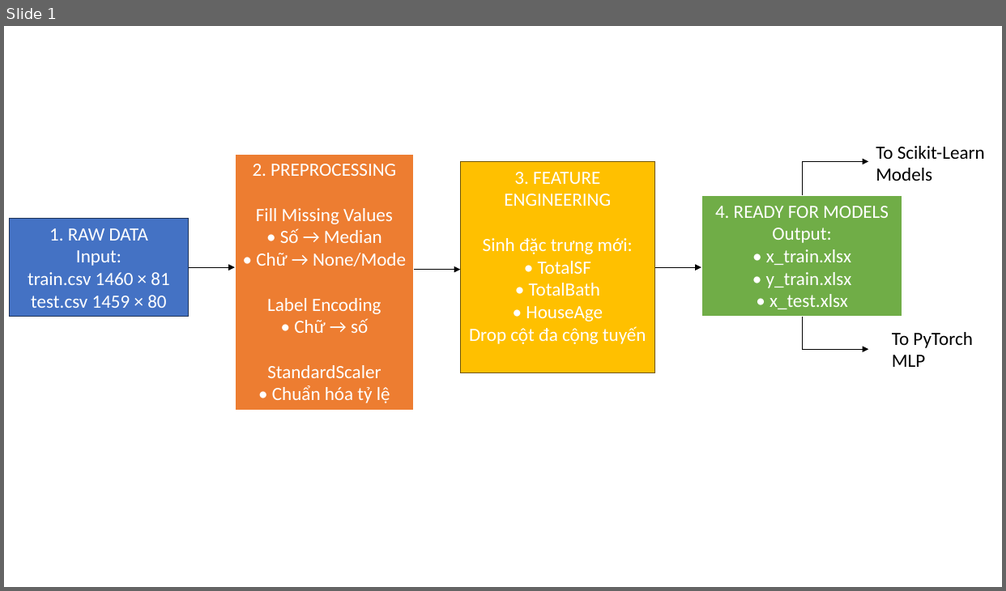
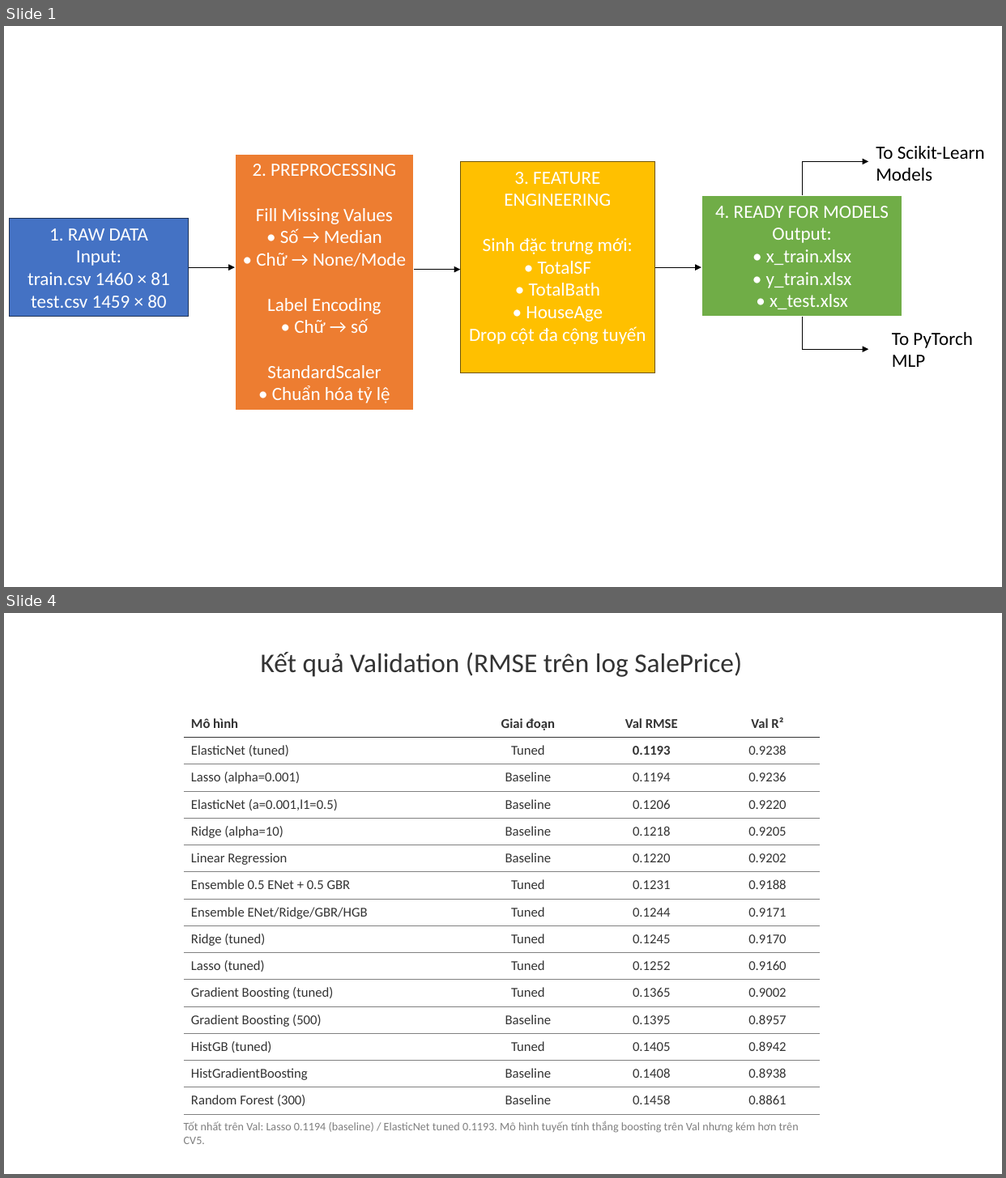
Before and after one commit to khoaanh0405/DL_BaiTap-DeTaiThucHanh_Nhom, a slide deck: Tuan4/diary/DRAWING.pptx. Shown one above the other, each under a label of ours: slide 1 before the commit, slides 1 and 4 after it; the slides between them are not shown. The pictures are 1006x591 and 1006x1178 pixels, drawn with LibreOffice and Linux fonts; fonts in the diff are those of the drawing. Boxes give left, top, right and bottom in pixels: in the first picture for what was removed or moved away, otherwise in the second. Text is boxed around its words. In the diff, an @@ line names an element or a change of style, - is before the commit and + after.

```diff
--- a/Tuan4/diary/DRAWING.pptx
+++ b/Tuan4/diary/DRAWING.pptx
@@ slide 4 added at (4, 613, 1002, 1174), background #FFFFFF @@
@@ text added at (261, 652, 742, 677), 26 pt, text #333333 @@
+Kết quả Validation (RMSE trên log SalePrice)
@@ table added at (184, 710, 820, 1114), 15 rows, 4 columns @@
+Mô hình | Giai đoạn | Val RMSE | Val R²
+ElasticNet (tuned) | Tuned | 0.1193 | 0.9238
+Lasso (alpha=0.001) | Baseline | 0.1194 | 0.9236
+ElasticNet (a=0.001,l1=0.5) | Baseline | 0.1206 | 0.9220
+Ridge (alpha=10) | Baseline | 0.1218 | 0.9205
+Linear Regression | Baseline | 0.1220 | 0.9202
+Ensemble 0.5 ENet + 0.5 GBR | Tuned | 0.1231 | 0.9188
+Ensemble ENet/Ridge/GBR/HGB | Tuned | 0.1244 | 0.9171
+Ridge (tuned) | Tuned | 0.1245 | 0.9170
+Lasso (tuned) | Tuned | 0.1252 | 0.9160
+Gradient Boosting (tuned) | Tuned | 0.1365 | 0.9002
+Gradient Boosting (500) | Baseline | 0.1395 | 0.8957
+HistGB (tuned) | Tuned | 0.1405 | 0.8942
+HistGradientBoosting | Baseline | 0.1408 | 0.8938
+Random Forest (300) | Baseline | 0.1458 | 0.8861
@@ text added at (184, 1122, 799, 1144), 11 pt, text #7F7F7F @@
+Tốt nhất trên Val: Lasso 0.1194 (baseline) / ElasticNet tuned 0.1193. Mô hình tuyến tính thắng boosting trên Val nhưng kém hơn trên CV5.
```
Also in this commit, not shown: 3 other slides added, 50 other files.
